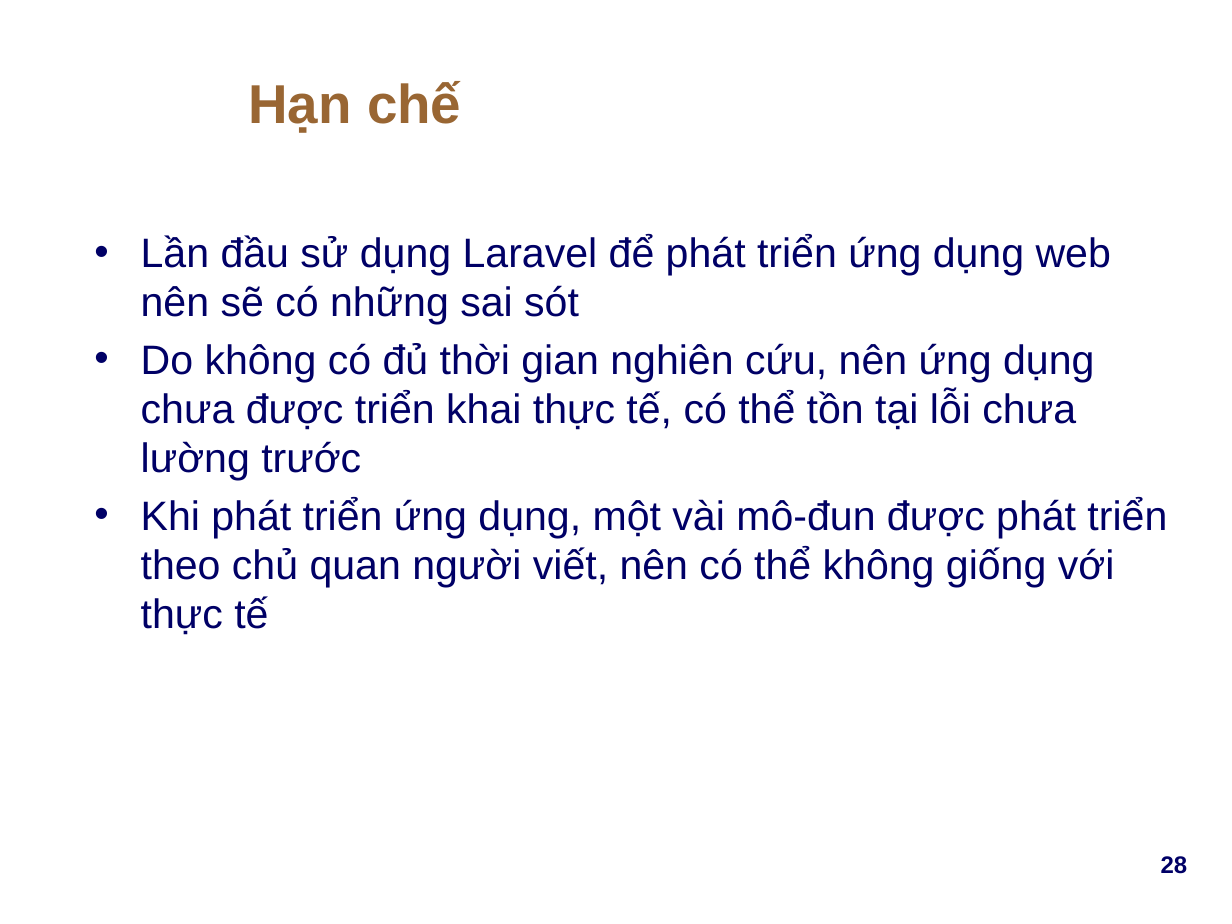
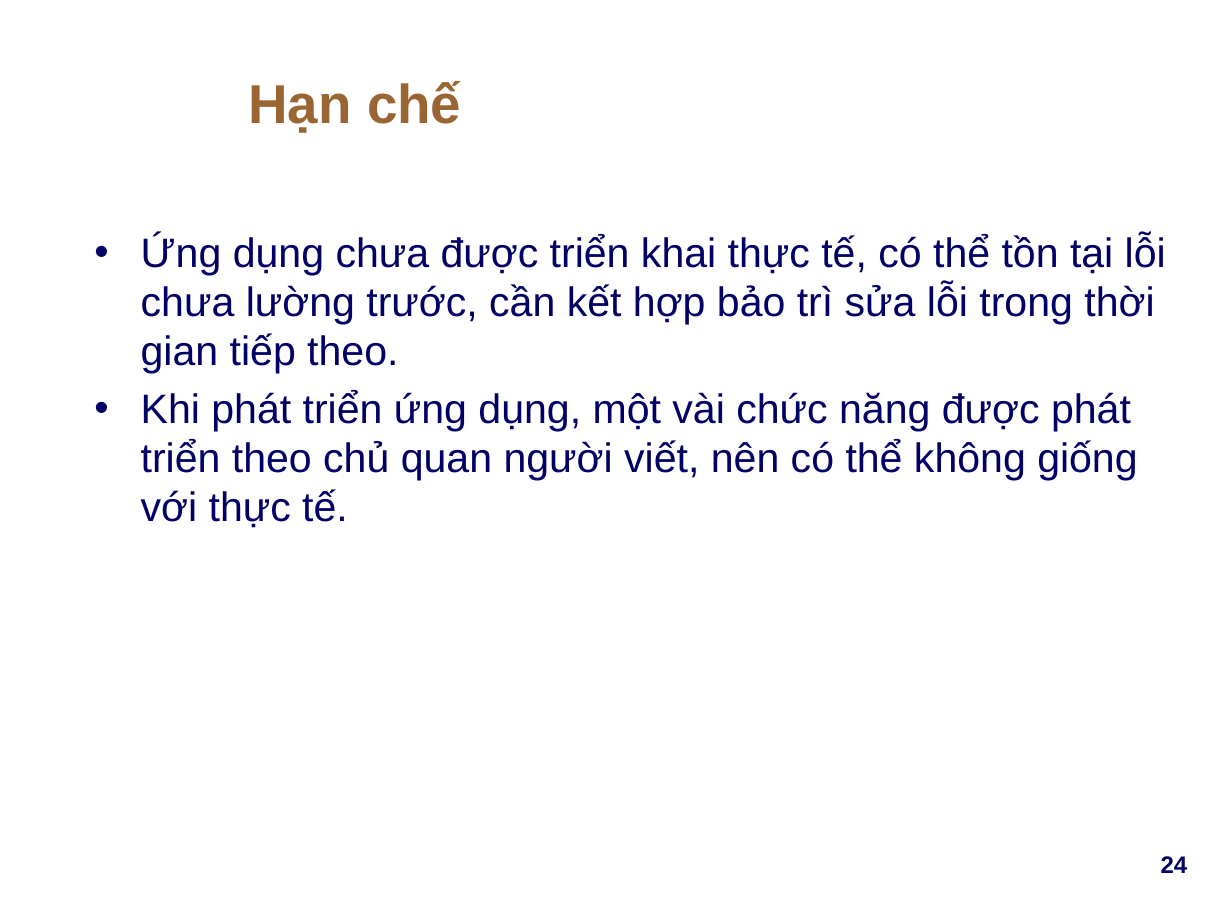
Before and after one commit to pnqphong95/lab-manager, a slide deck: slide 24 of docs/resources/Presentation.pptx (slide 28 before the commit). Drawn at 1232x924 pixels with LibreOffice and Linux fonts; fonts in the diff are those of the drawing; background and template pictures are left out. Boxes give left, top, right and bottom in pixels: in the first picture for what was removed or moved away, otherwise in the second. Text is boxed around its words. In the diff, an @@ line names an element or a change of style, - is before the commit and + after.

```diff
--- a/docs/resources/Presentation.pptx
+++ b/docs/resources/Presentation.pptx
@@ text at (141, 234, 1166, 528): text changed @@
-• Lần đầu sử dụng Laravel để phát triển ứng dụng web nên sẽ có những sai sót
-• Do không có đủ thời gian nghiên cứu, nên ứng dụng chưa được triển khai thực tế, có thể tồn tại lỗi chưa lường trước
-• Khi phát triển ứng dụng, một vài mô-đun được phát triển theo chủ quan người viết, nên có thể không giống với thực tế
+• Ứng dụng chưa được triển khai thực tế, có thể tồn tại lỗi chưa lường trước, cần kết hợp bảo trì sửa lỗi trong thời gian tiếp theo.
+• Khi phát triển ứng dụng, một vài chức năng được phát triển theo chủ quan người viết, nên có thể không giống với thực tế.
@@ page number at (1161, 856, 1188, 873): text changed @@
-28
+24
```
Also in this commit, not shown: 13 other slides changed, 1 slide added, 5 slides removed.
